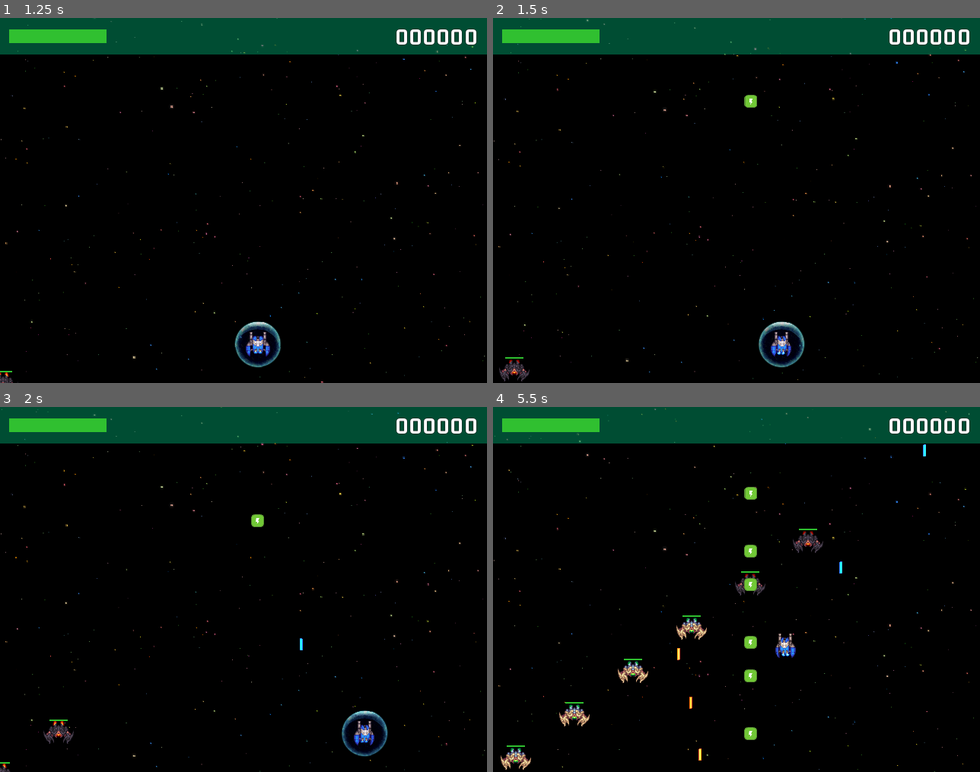
Above: before the commit, frames 1-4 (two rows, left to right).
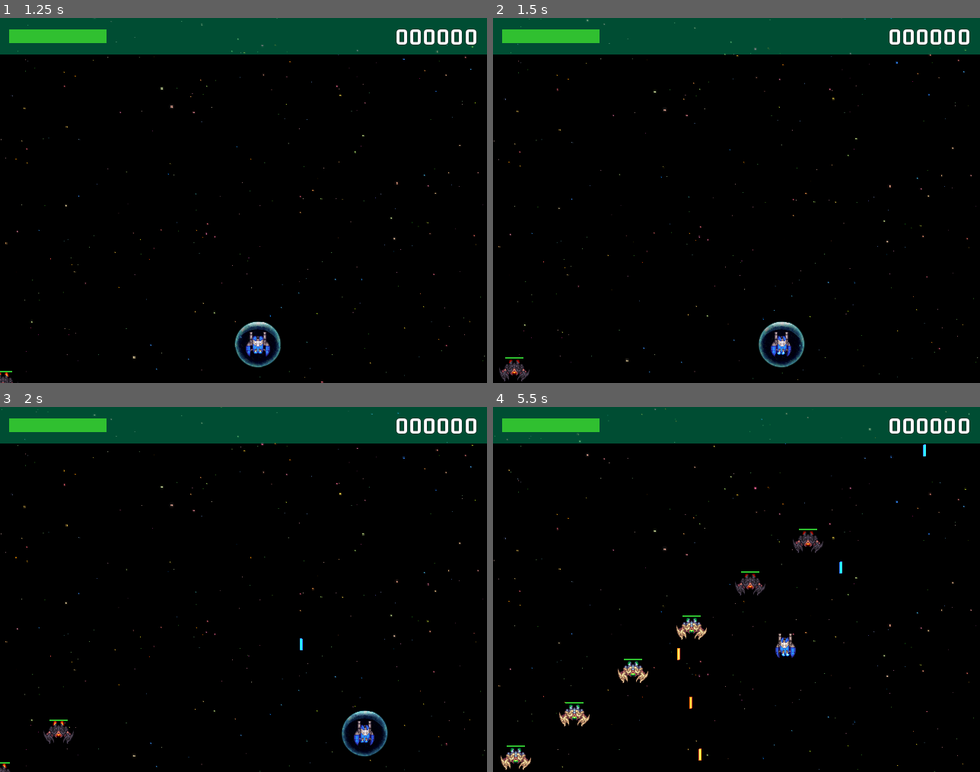
Above: after the commit, the same moments.

Repository: jaerrib/learning-godot
Game: Godot game, scene res://scenes/main/main.tscn
Two runs of this game, one before a commit and one after it. Both use one fixed random seed, a clock stepped at 60 frames per second and the inputs below.
Inputs:
- Up to frame 1 (1.25 s): click "Play" at 0.5 s
- Up to frame 2 (1.5 s): hold D (right) from 1.28 s (still down); tap M (maker) at 1.35 s
- Up to frame 3 (2 s): keep holding D (right); tap Space (shoot) at 1.55 s
- Up to frame 4 (5.5 s): release D (right) at 2.03 s; hold S (down) 2.03-2.78 s; tap Space (shoot) at 2.1, 3.05, 3.6, 4.55, 5.1 s; tap M (maker) at 2.3, 2.85, 3.8, 4.35, 5.3 s; hold D (right) 2.78-3.53 s; hold W (up) 3.53-4.28 s; hold A (left) from 4.28 s (still down)

Frame 1 is identical in both runs. In frame 2, less than 0.1% of the frame differs, in the area x 51-55%, y 21-25%; in frame 3, less than 0.1%; in frame 4, 0.5%, in the area x 51-55%, y 21-92%.

Commit message:
Add controller mappings, improve menu navigation

Diff:
--- a/space-ace/project.godot
+++ b/space-ace/project.godot
@@ -38,31 +38,46 @@
 up={
 "deadzone": 0.5,
 "events": [Object(InputEventKey,"resource_local_to_scene":false,"resource_name":"","device":-1,"window_id":0,"alt_press …(192 unchanged characters)…
+, Object(InputEventJoypadButton,"resource_local_to_scene":false,"resource_name":"","device":-1,"button_index":11,"pressure":0.0,"pressed":true,"script":null)
+, Object(InputEventJoypadMotion,"resource_local_to_scene":false,"resource_name":"","device":-1,"axis":1,"axis_value":-1.0,"script":null)
 ]
 }
 down={
 "deadzone": 0.5,
 "events": [Object(InputEventKey,"resource_local_to_scene":false,"resource_name":"","device":-1,"window_id":0,"alt_press …(192 unchanged characters)…
+, Object(InputEventJoypadButton,"resource_local_to_scene":false,"resource_name":"","device":-1,"button_index":12,"pressure":0.0,"pressed":true,"script":null)
+, Object(InputEventJoypadMotion,"resource_local_to_scene":false,"resource_name":"","device":-1,"axis":1,"axis_value":1.0,"script":null)
 ]
 }
 left={
 "deadzone": 0.5,
 "events": [Object(InputEventKey,"resource_local_to_scene":false,"resource_name":"","device":-1,"window_id":0,"alt_press …(191 unchanged characters)…
+, Object(InputEventJoypadButton,"resource_local_to_scene":false,"resource_name":"","device":-1,"button_index":13,"pressure":0.0,"pressed":true,"script":null)
+, Object(InputEventJoypadMotion,"resource_local_to_scene":false,"resource_name":"","device":-1,"axis":0,"axis_value":-1.0,"script":null)
 ]
 }
 right={
 "deadzone": 0.5,
 "events": [Object(InputEventKey,"resource_local_to_scene":false,"resource_name":"","device":-1,"window_id":0,"alt_press …(192 unchanged characters)…
+, Object(InputEventJoypadButton,"resource_local_to_scene":false,"resource_name":"","device":-1,"button_index":14,"pressure":0.0,"pressed":true,"script":null)
+, Object(InputEventJoypadMotion,"resource_local_to_scene":false,"resource_name":"","device":-1,"axis":0,"axis_value":1.0,"script":null)
 ]
 }
 shoot={
 "deadzone": 0.5,
 "events": [Object(InputEventKey,"resource_local_to_scene":false,"resource_name":"","device":-1,"window_id":0,"alt_press …(191 unchanged characters)…
+, Object(InputEventJoypadButton,"resource_local_to_scene":false,"resource_name":"","device":-1,"button_index":0,"pressure":0.0,"pressed":true,"script":null)
 ]
 }
 maker={
 "deadzone": 0.5,
 "events": [Object(InputEventKey,"resource_local_to_scene":false,"resource_name":"","device":-1,"window_id":0,"alt_press …(192 unchanged characters)…
+]
+}
+exit={
+"deadzone": 0.5,
+"events": [Object(InputEventKey,"resource_local_to_scene":false,"resource_name":"","device":-1,"window_id":0,"alt_pressed":false,"shift_pressed":false,"ctrl_pressed":false,"meta_pressed":false,"pressed":false,"keycode":0,"physical_keycode":4194305,"key_label":0,"unicode":0,"location":0,"echo":false,"script":null)
+, Object(InputEventJoypadButton,"resource_local_to_scene":false,"resource_name":"","device":-1,"button_index":6,"pressure":0.0,"pressed":true,"script":null)
 ]
 }
 
--- a/space-ace/scenes/level/level.gd
+++ b/space-ace/scenes/level/level.gd
@@ -11,18 +11,18 @@
 
 
 func _process(delta: float) -> void:
-	if Input.is_key_pressed(KEY_ESCAPE):
+	if Input.is_key_pressed(KEY_ESCAPE) or Input.is_action_just_pressed("exit"):
 		GameManager.load_main_scene()
-	if Input.is_action_just_pressed("maker"):
+	#if Input.is_action_just_pressed("maker"):
 		#SignalManager.on_create_bullet.emit(
 				#Vector2(339, 100),
 				#Vector2.DOWN,
 				#150,
 				#BaseBullet.BulletType.ENEMY)
 
-		SignalManager.on_create_power_up.emit(
-				Vector2(339, 100),
-				PowerUp.PowerUpType.HEALTH)
+		#SignalManager.on_create_power_up.emit(
+				#Vector2(339, 100),
+				#PowerUp.PowerUpType.HEALTH)
 
 
 func on_player_died() -> void:
--- a/space-ace/scenes/main/main.gd
+++ b/space-ace/scenes/main/main.gd
@@ -8,7 +8,10 @@
 
 # Called every frame. 'delta' is the elapsed time since the previous frame.
 func _process(delta: float) -> void:
-	pass
+	if Input.is_action_just_pressed("shoot"):
+		GameManager.load_level_scene()
+	if Input.is_action_just_pressed("exit"):
+		get_tree().quit()
 
 
 func _on_play_button_pressed() -> void:
